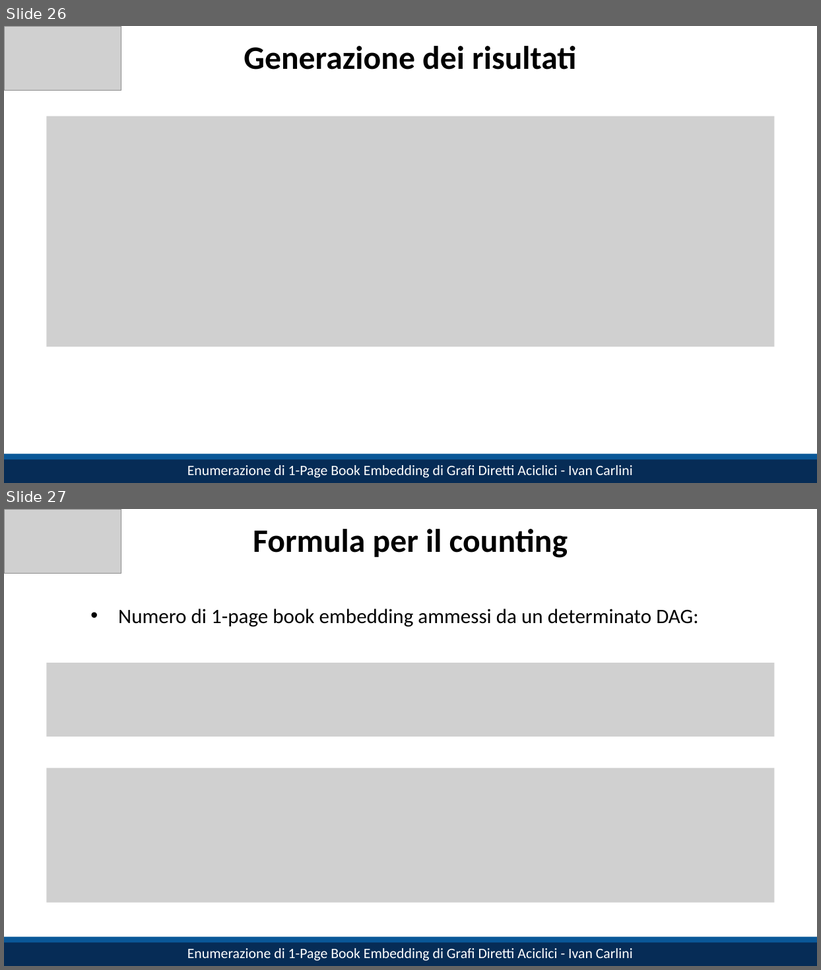
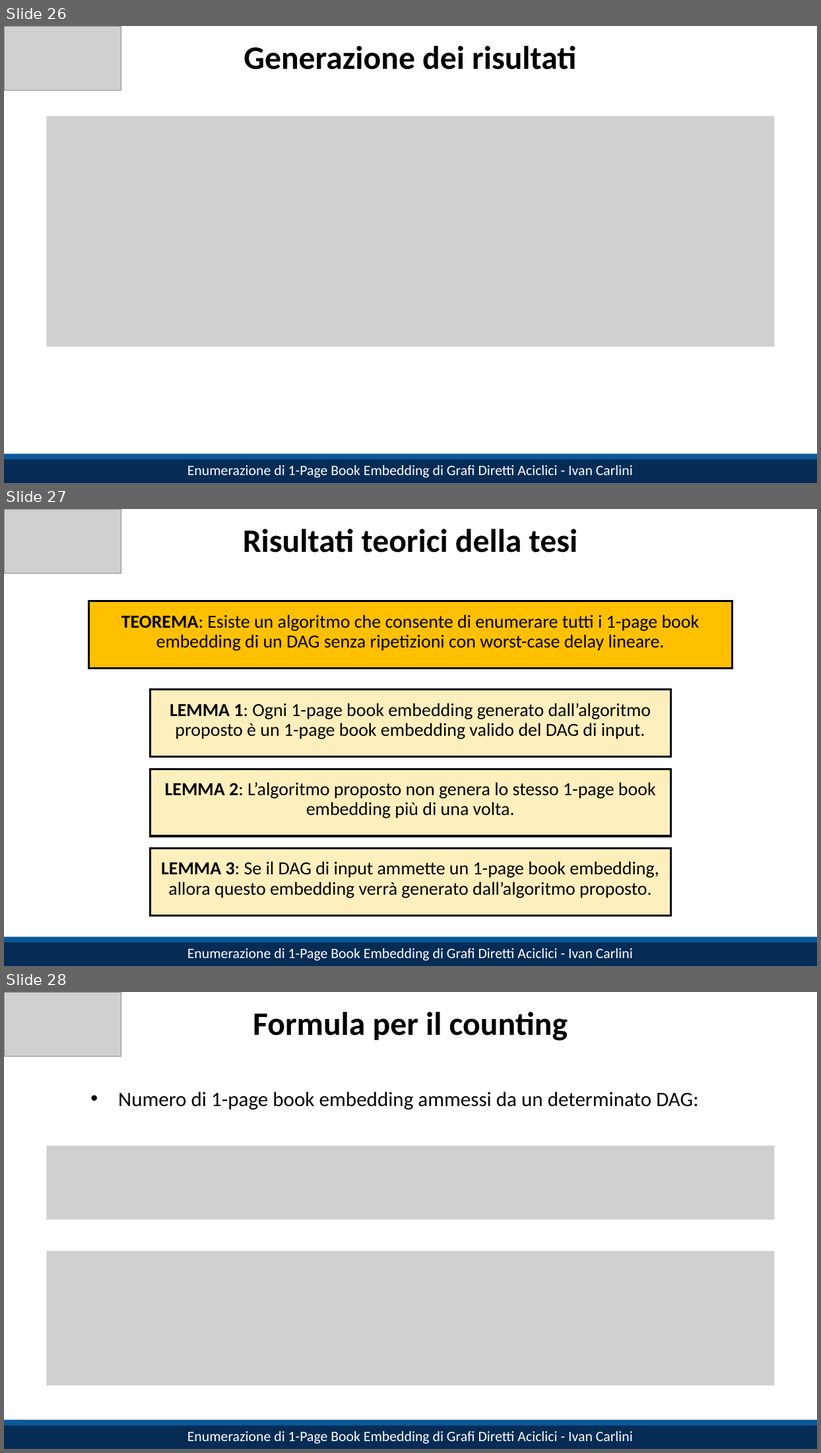
Before and after one commit to IC-99/book-embeddings, a slide deck: slides.pptx. Shown one above the other, each under a label of ours: slides 26 and 27 before the commit, slides 26, 27 and 28 after it. The pictures are 821x970 and 821x1453 pixels, drawn with LibreOffice and Linux fonts; fonts in the diff are those of the drawing; grey boxes stand for pictures. Boxes give left, top, right and bottom in pixels: in the first picture for what was removed or moved away, otherwise in the second. Text is boxed around its words. In the diff, an @@ line names an element or a change of style, - is before the commit and + after.

```diff
--- a/slides.pptx
+++ b/slides.pptx
@@ slide 27 added at [4,509,817,966], background #FFFFFF @@
@@ picture added at [4,509,121,574] @@
@@ title added at [243,529,578,553], 32 pt, text #000000, bold @@
+Risultati teorici della tesi
@@ rectangle added at [89,601,733,668], fill #FFC000, outline #000000 2 pt @@
@@ text added at [121,615,700,651], 18 pt, text #000000 @@
+TEOREMA: Esiste un algoritmo che consente di enumerare tutti i 1-page book embedding di un DAG senza ripetizioni con worst-case delay lineare.
@@ rectangle added at [150,690,671,757], fill #FFEFBD, outline #000000 2 pt @@
@@ text added at [170,703,651,739], 18 pt, text #000000 @@
+LEMMA 1: Ogni 1-page book embedding generato dall’algoritmo proposto è un 1-page book embedding valido del DAG di input.
@@ rectangle added at [150,770,671,836], fill #FFEFBD, outline #000000 2 pt @@
@@ text added at [165,782,656,819], 18 pt, text #000000 @@
+LEMMA 2: L’algoritmo proposto non genera lo stesso 1-page book embedding più di una volta.
@@ rectangle added at [150,848,671,916], fill #FFEFBD, outline #000000 2 pt @@
@@ text added at [161,861,659,898], 18 pt, text #000000 @@
+LEMMA 3: Se il DAG di input ammette un 1-page book embedding, allora questo embedding verrà generato dall’algoritmo proposto.
@@ rectangle added at [4,940,817,966], fill #062C56, 14 pt, text #FFFFFF @@
+Enumerazione di 1-Page Book Embedding di Grafi Diretti Aciclici - Ivan Carlini
@@ rectangle added at [4,937,817,943], fill #0A5898 @@
@@ what was slide 27 is now slide 28 @@
```
Also in this commit, not shown: 2 slides changed.
